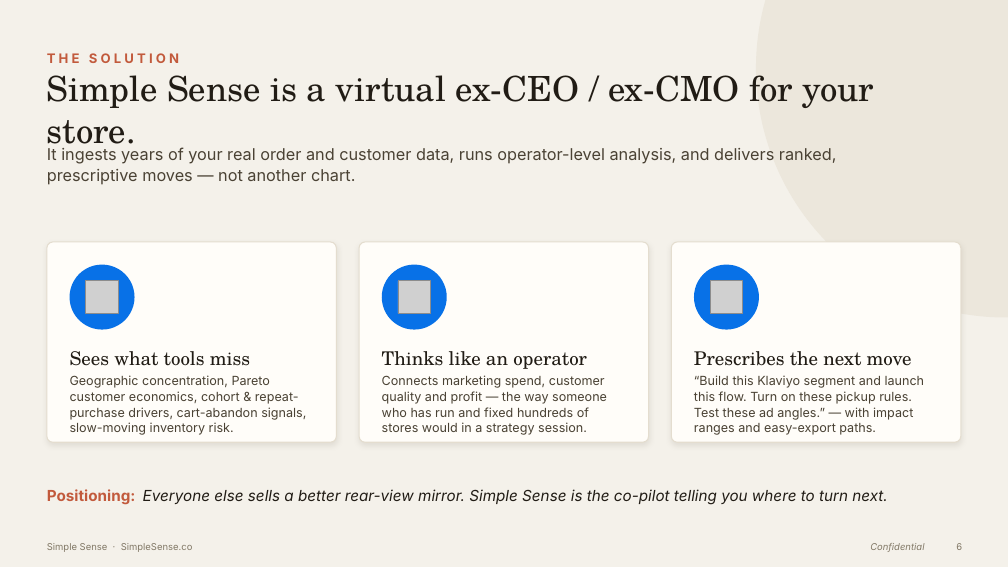
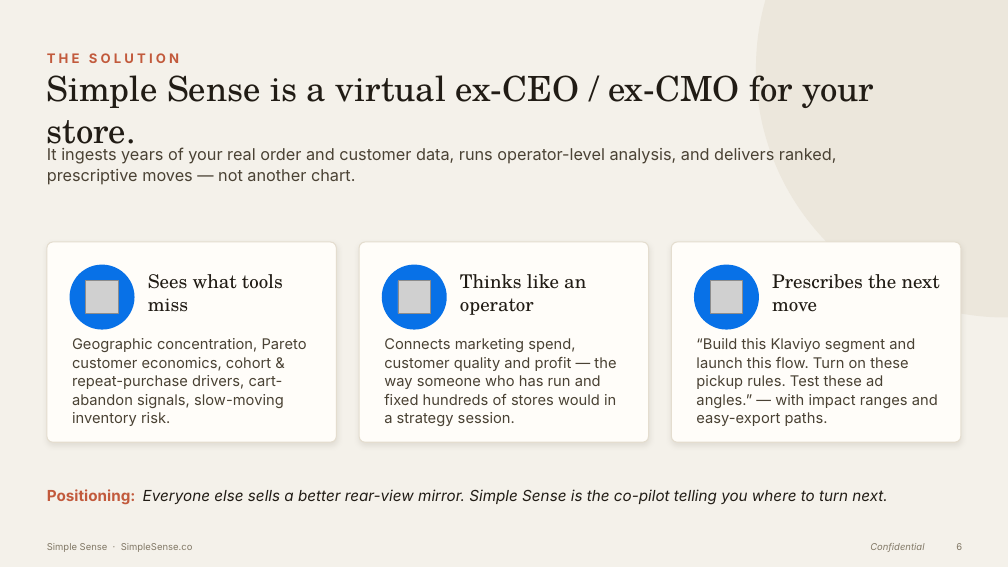
Before and after one commit to simplesense/simplesense.co, a slide deck: slide 6 of Simple_Sense_Investor_Deck.pptx. Drawn at 1008x567 pixels with LibreOffice and Linux fonts; fonts in the diff are those of the drawing; grey boxes stand for pictures. Boxes give left, top, right and bottom in pixels: in the first picture for what was removed or moved away, otherwise in the second. Text is boxed around its words. In the diff, an @@ line names an element or a change of style, - is before the commit and + after.

```diff
--- a/Simple_Sense_Investor_Deck.pptx
+++ b/Simple_Sense_Investor_Deck.pptx
@@ text "Sees what tools miss" rewrapped from bbox=[70, 351, 250, 366] to bbox=[148, 274, 283, 312] @@
@@ text "Thinks like an operator" rewrapped from bbox=[382, 351, 587, 369] to bbox=[460, 274, 586, 315] @@
@@ text "Prescribes the next move" rewrapped from bbox=[694, 351, 912, 366] to bbox=[772, 274, 940, 312] @@
@@ 3 texts: place and size @@
-3 texts at bbox=[70, 375, 925, 435]
+3 texts at bbox=[72, 338, 938, 426]
@@ size 12 to 14 pt in 3 elements at bbox=[72, 338, 307, 426], bbox=[696, 338, 938, 426], bbox=[384, 338, 616, 426] @@
```
Also in this commit, not shown: 7 other slides changed, 24 other files.
